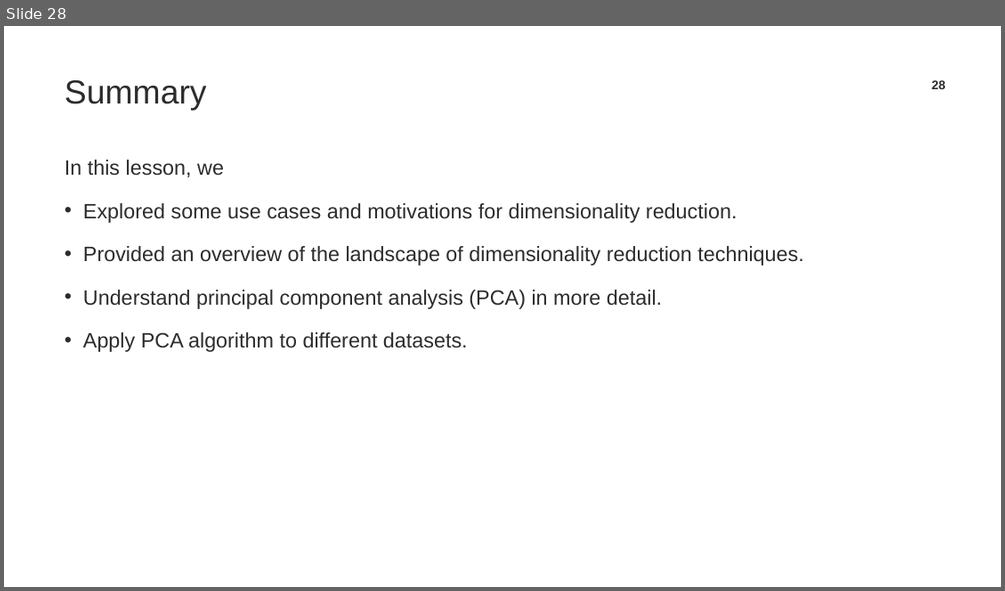
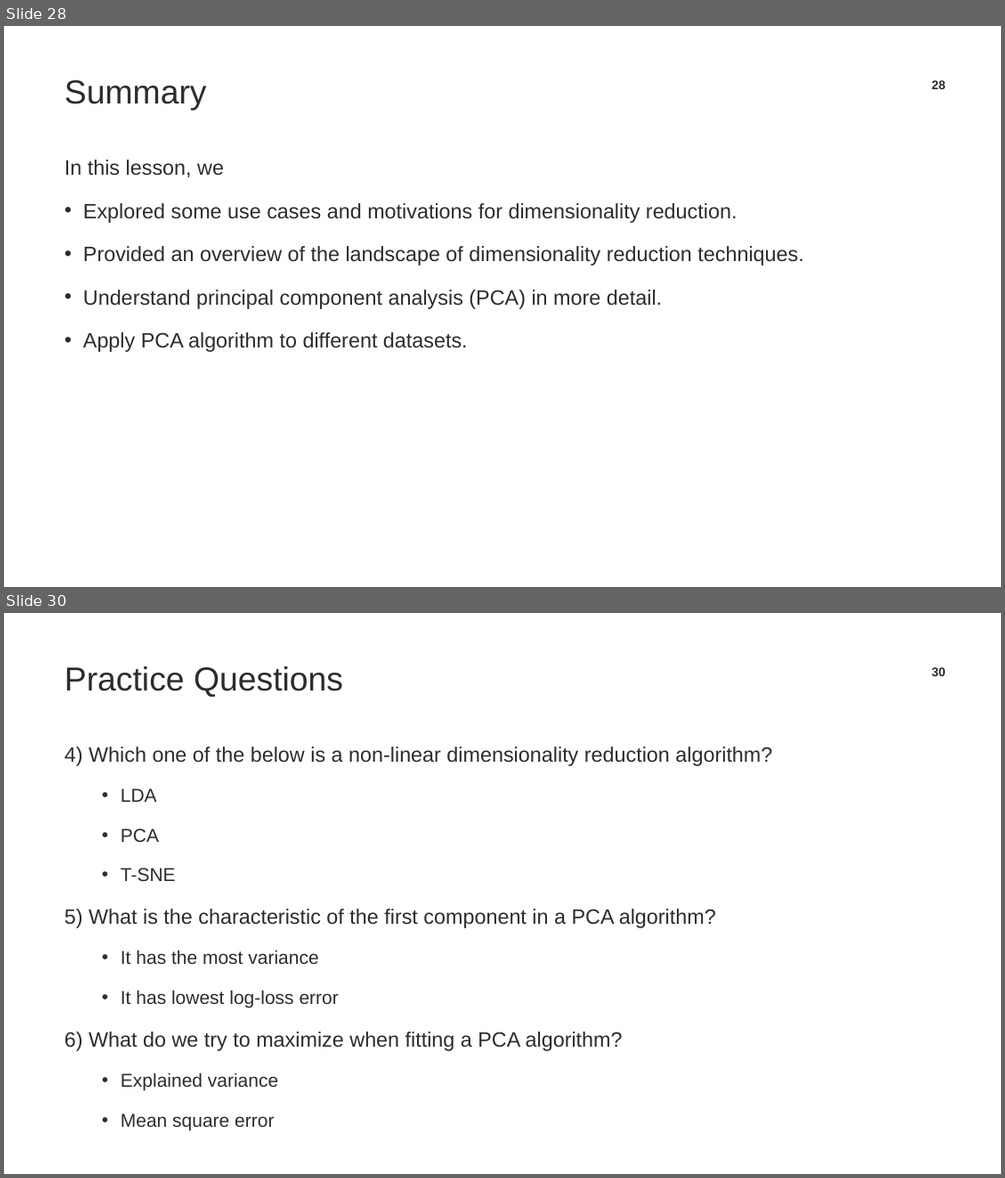
Before and after one commit to TrainingByPackt/Applied-Unsupervised-Learning-with-Python, a slide deck: CH4/Lesson04_Presentation.pptx. Shown one above the other, each under a label of ours: slide 28 before the commit, slides 28 and 30 after it; the slides between them are not shown. The pictures are 1005x591 and 1005x1178 pixels, drawn with LibreOffice and Linux fonts; fonts in the diff are those of the drawing; background and template pictures are left out. Boxes give left, top, right and bottom in pixels: in the first picture for what was removed or moved away, otherwise in the second. Text is boxed around its words. In the diff, an @@ line names an element or a change of style, - is before the commit and + after.

Commit message:
Added practice questions

```diff
--- a/CH4/Lesson04_Presentation.pptx
+++ b/CH4/Lesson04_Presentation.pptx
@@ slide 30 added at (4,613,1001,1174), background #FFFFFF @@
@@ title added at (65,666,343,697), 32 pt, text #2C2C2C @@
+Practice Questions
@@ page number added at (931,667,946,676), 12 pt, text #2C2C2C, bold @@
+30
@@ text added at (65,747,772,1130), 20 pt, text #2C2C2C @@
+4) Which one of the below is a non-linear dimensionality reduction algorithm?
+  • LDA
+  • PCA
+  • T-SNE
+5) What is the characteristic of the first component in a PCA algorithm?
+  • It has the most variance
+  • It has lowest log-loss error
+6) What do we try to maximize when fitting a PCA algorithm?
+  • Explained variance
+  • Mean square error
```
Also in this commit, not shown: 1 slide changed, 2 other slides added, 1 other file.
